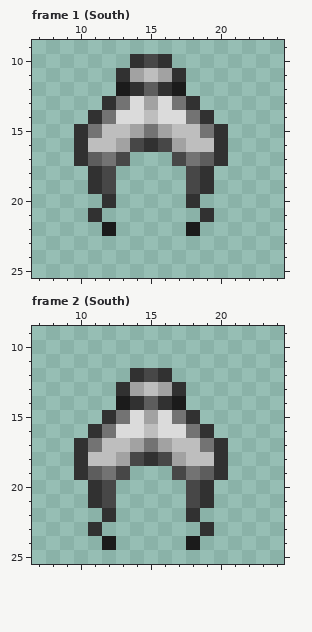
One commit to this pixel-art file: Actor/PCC/female/pcc_hair_fairy1.ase. The picture above is the old version.
32x48 pixels, 16 frames. Shown: frame 1 (South): x 7..24, y 9..25; frame 2 (South): x 7..24, y 9..25. The commit also changed other frames, which this record leaves out.
Now the later version:
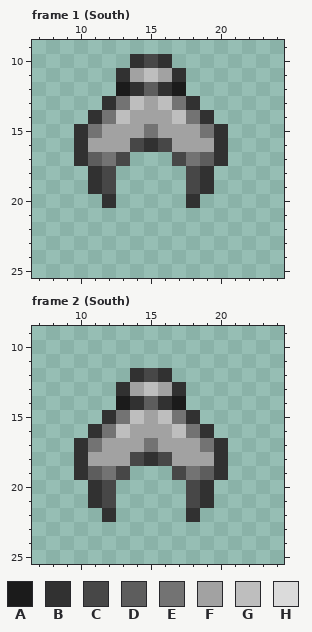
Palette (. is transparent): A #1b1b1b  B #313131  C #474747  D #5d5d5d  E #737373  F #a2a2a2  G #bebebe  H #dbdbdb
From the commit log: Tweaked lightness to match hair 2.
Change:
Changed rows in their new state; - is an unchanged pixel.
Frame 1 (South), layer "_base/hair":
first column x 11:
13 ---G-G---
14 --GFFFG--
15 -FF---FF-
16 FF-----FF
first column x 11:
21 .-------.
22 -.-----.-
Frame 2 (South), layer "_base/hair":
first column x 11:
15 ---G-G---
16 --GFFFG--
17 -FF---FF-
18 FF-----FF
first column x 11:
23 .-------.
24 -.-----.-
